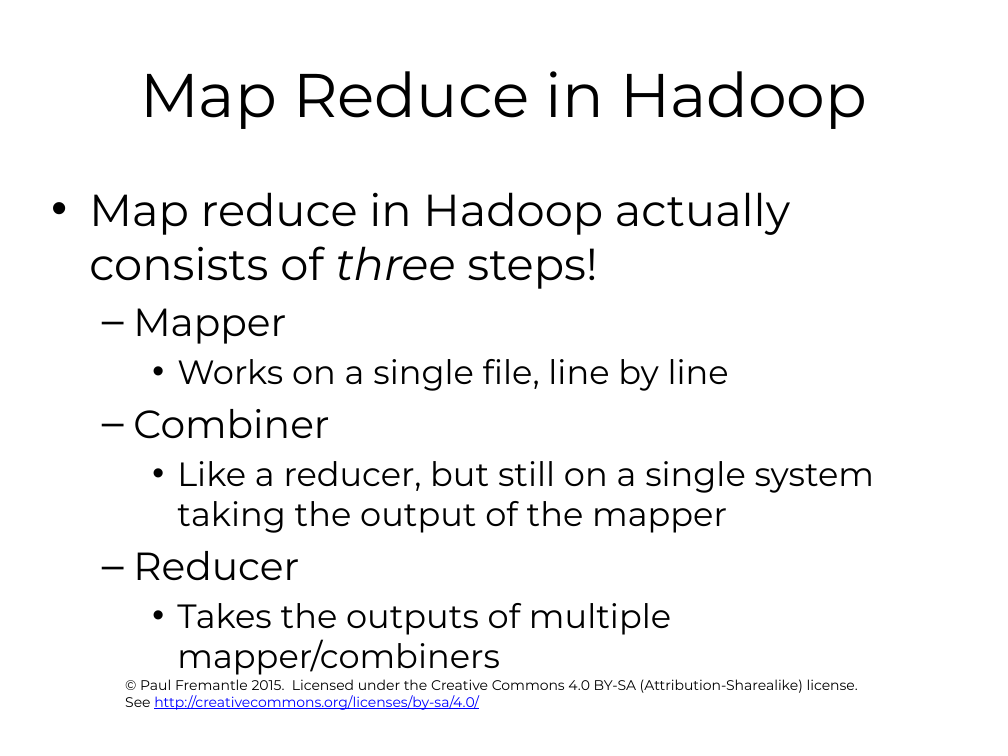
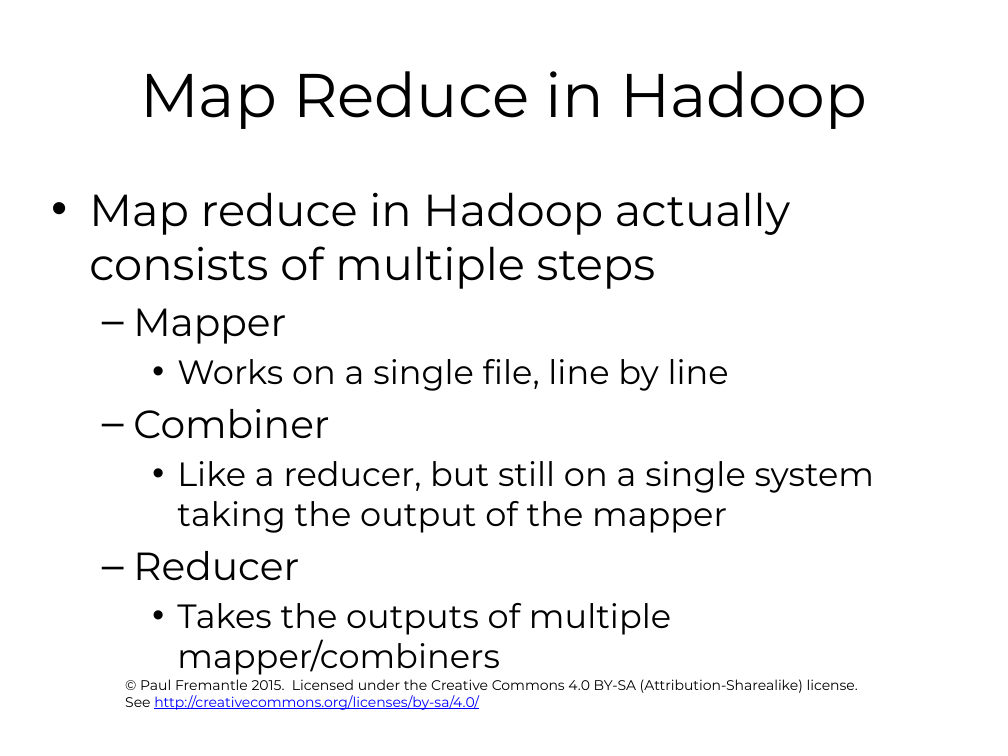
Before and after one commit to pzfreo/ox-clo, a slide deck: slide 19 of pres-source/05-hadoop.pptx (slide 17 before the commit). Drawn at 1008x756 pixels with LibreOffice and Linux fonts; fonts in the diff are those of the drawing; background and template pictures are left out. Boxes give left, top, right and bottom in pixels: in the first picture for what was removed or moved away, otherwise in the second. Text is boxed around its words. In the diff, an @@ line names an element or a change of style, - is before the commit and + after.

```diff
--- a/pres-source/05-hadoop.pptx
+++ b/pres-source/05-hadoop.pptx
@@ text at (x1=89, y1=192, x2=790, y2=289): text changed @@
-• Map reduce in Hadoop actually consists of three steps!
+• Map reduce in Hadoop actually consists of multiple steps
```
Also in this commit, not shown: 7 other slides changed, 7 slides added, 1 slide removed.
